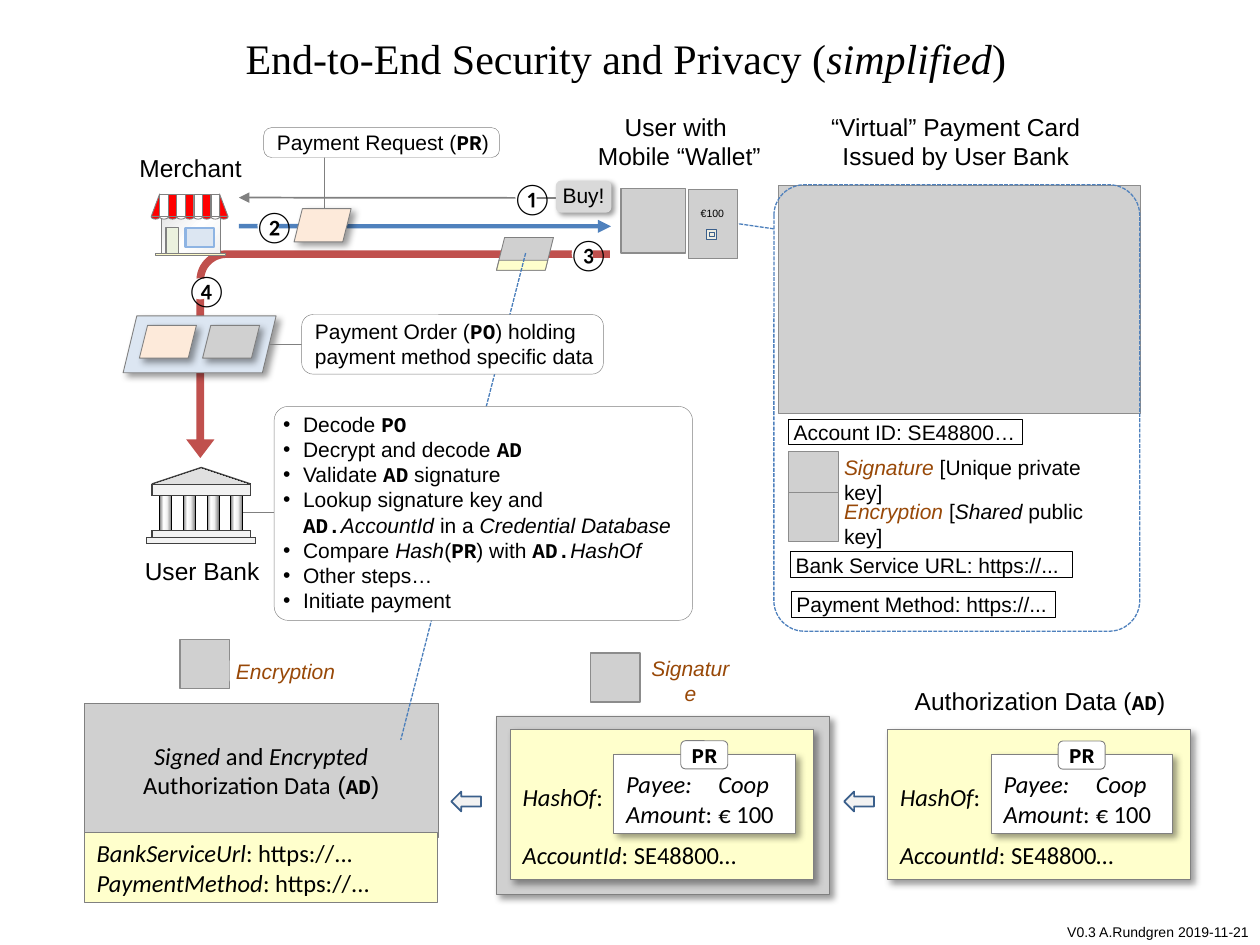
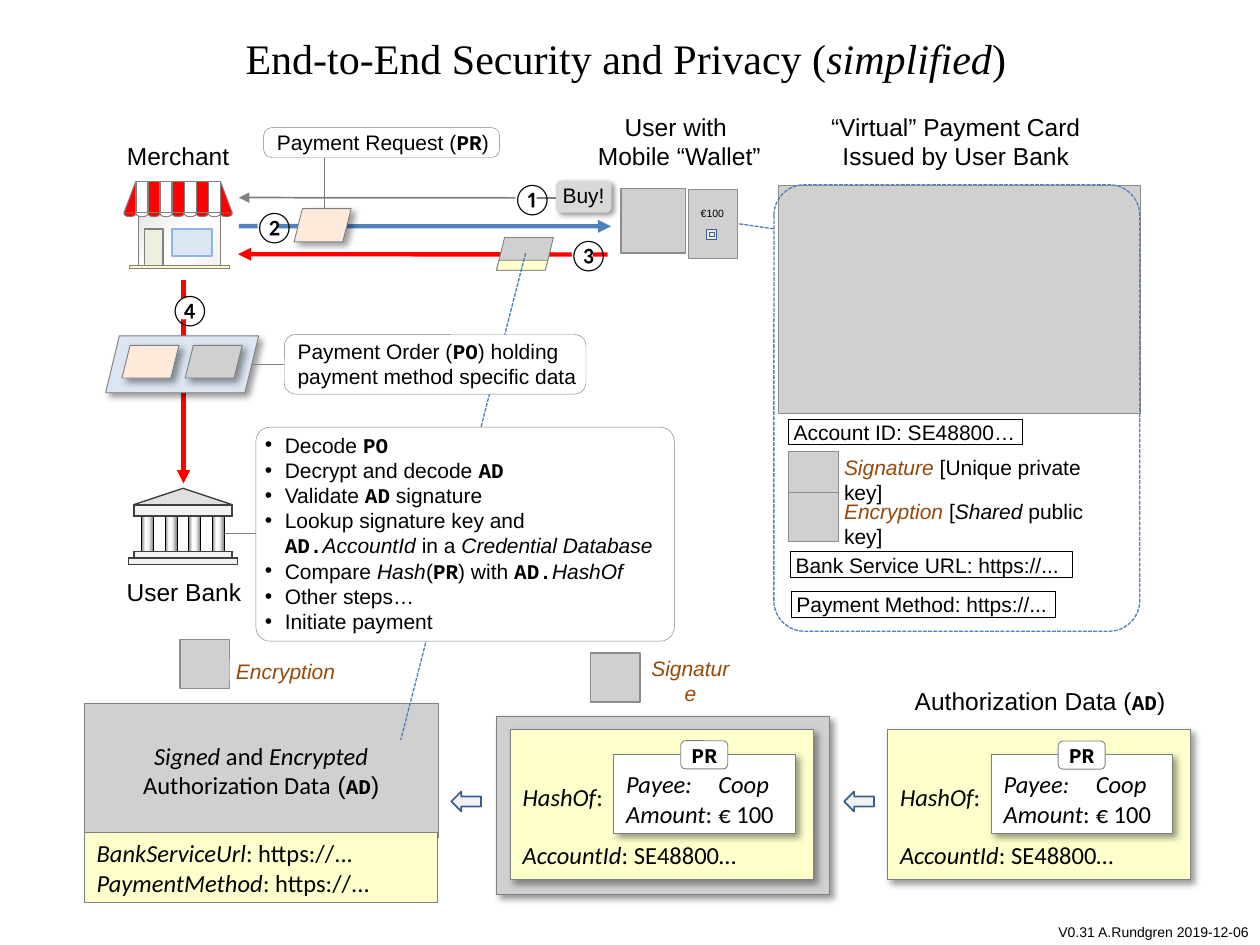
Before and after one commit to cyberphone/doc, a slide deck: slide 1 of payments/open-banking-dual-mode-end-to-end-security-simplified.pptx. Drawn at 1260x945 pixels with LibreOffice and Linux fonts; fonts in the diff are those of the drawing; grey boxes stand for pictures. Boxes give left, top, right and bottom in pixels: in the first picture for what was removed or moved away, otherwise in the second. Text is boxed around its words. In the diff, an @@ line names an element or a change of style, - is before the commit and + after.

```diff
--- a/payments/open-banking-dual-mode-end-to-end-security-simplified.pptx
+++ b/payments/open-banking-dual-mode-end-to-end-security-simplified.pptx
@@ text "Merchant": place and size @@
-text "Merchant" at box(139, 159, 241, 178)
+text "Merchant" at box(127, 147, 229, 166)
@@ right triangle: place and size @@
-right triangle at box(151, 194, 160, 217)
+right triangle at box(123, 181, 135, 213)
@@ rectangle: place and size @@
-rectangle at box(160, 194, 169, 217)
+rectangle at box(136, 181, 147, 213)
@@ rectangle: place and size @@
-rectangle at box(169, 194, 178, 217)
+rectangle at box(149, 181, 160, 213)
@@ rectangle: place and size @@
-rectangle at box(176, 194, 185, 217)
+rectangle at box(160, 181, 171, 213)
@@ rectangle: place and size @@
-rectangle at box(185, 194, 194, 217)
+rectangle at box(173, 181, 184, 213)
@@ rectangle: place and size @@
-rectangle at box(194, 194, 203, 217)
+rectangle at box(184, 181, 195, 213)
@@ rectangle: place and size @@
-rectangle at box(203, 194, 212, 217)
+rectangle at box(197, 181, 208, 213)
@@ rectangle: place and size @@
-rectangle at box(212, 194, 220, 217)
+rectangle at box(208, 181, 219, 213)
@@ right triangle: place and size @@
-right triangle at box(219, 194, 228, 217)
+right triangle at box(220, 181, 232, 213)
@@ ellipse: place and size @@
-ellipse at box(151, 214, 160, 219)
+ellipse at box(123, 210, 135, 217)
@@ ellipse: place and size @@
-ellipse at box(160, 214, 169, 219)
+ellipse at box(136, 210, 147, 217)
@@ rectangle: place and size @@
-rectangle at box(161, 217, 220, 253)
+rectangle at box(139, 214, 222, 265)
@@ rectangle: place and size @@
-rectangle at box(166, 228, 179, 255)
+rectangle at box(145, 229, 163, 267)
@@ ellipse: place and size @@
-ellipse at box(169, 214, 178, 219)
+ellipse at box(149, 210, 160, 217)
@@ ellipse: place and size @@
-ellipse at box(176, 214, 185, 219)
+ellipse at box(160, 210, 171, 217)
@@ rectangle: place and size @@
-rectangle at box(185, 228, 214, 247)
+rectangle at box(172, 229, 212, 255)
@@ ellipse: place and size @@
-ellipse at box(185, 214, 194, 219)
+ellipse at box(173, 210, 184, 217)
@@ ellipse: place and size @@
-ellipse at box(194, 214, 203, 219)
+ellipse at box(184, 210, 195, 217)
@@ ellipse: place and size @@
-ellipse at box(203, 214, 212, 219)
+ellipse at box(197, 210, 208, 217)
@@ ellipse: place and size @@
-ellipse at box(212, 214, 220, 219)
+ellipse at box(208, 210, 219, 217)
@@ ellipse: place and size @@
-ellipse at box(219, 214, 228, 219)
+ellipse at box(220, 210, 232, 217)
@@ rectangle: place and size @@
-rectangle at box(155, 253, 226, 256)
+rectangle at box(130, 265, 229, 268)
@@ line moved from (179, 242) - (179, 242) to (163, 248) - (163, 248) @@
@@ bent arrow removed at box(187, 250, 610, 458) @@
@@ arrow added from (607, 255) to (238, 255), #FF0000 2.5 pt @@
@@ arrow added from (184, 280) to (184, 484), #FF0000 2.5 pt @@
@@ 6 rectangles, 2 texts, 2 freeform shapes, 2 lines, 1 picture, 1 rounded rectangle, 1 parallelogram: place and size @@
-6 rectangles, 2 texts, 2 freeform shapes, 2 lines, 1 picture, 1 rounded rectangle, 1 parallelogram at box(140, 275, 693, 621)
+6 rectangles, 2 texts, 2 freeform shapes, 2 lines, 1 picture, 1 rounded rectangle, 1 parallelogram at box(122, 295, 674, 641)
@@ 1 rounded rectangle, 1 ellipse, 1 parallelogram, 1 rectangle: place and size @@
-1 rounded rectangle, 1 ellipse, 1 parallelogram, 1 rectangle at box(123, 278, 602, 543)
+1 rounded rectangle, 1 ellipse, 1 parallelogram, 1 rectangle at box(106, 299, 586, 564)
@@ text at box(1058, 927, 1249, 940): text changed @@
-V0.3 A.Rundgren 2019-11-21
+V0.31 A.Rundgren 2019-12-06
```
Also in this commit, not shown: 1 other file.
